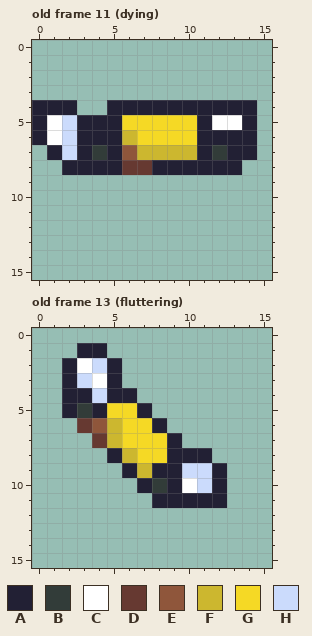
Two states of a pixel-art file, res/image/aseprite/snibee.aseprite. Above, as it was before the edit.
16x16 pixels, 13 frames. Shown: old frame 11 (dying), old frame 13 (fluttering). The commit also changed other frames, which this record leaves out.
Visible layers, top first: "head", "body", "head(back)", "wing".
Palette (. is transparent): A #222034  B #323c39  C #ffffff  D #663931  E #8f563b  F #ccb72f  G #f5d925  H #cbdbfc
Pixels before, old frame 11 (dying), first column x 0:
4 AAA..AAAAAAAAAA
5 ACHAAAGGGGGACCA
6 ACHAAAFGGGGAAAA
7 .AHABAEFFFFABAA
8 ..AAAADDAAAAAA.
Pixels before, old frame 13 (fluttering), first column x 2:
 1 .AA........
 2 ACHA.......
 3 AHCA.......
 4 AAHAA......
 5 ABAGGA.....
 6 .DEFGGA....
 7 ..DFGGGA...
 8 ...AFGGAAA.
 9 ....AFAAHHA
10 .....ABACHA
11 ......AAAAA
The same view after the edit:
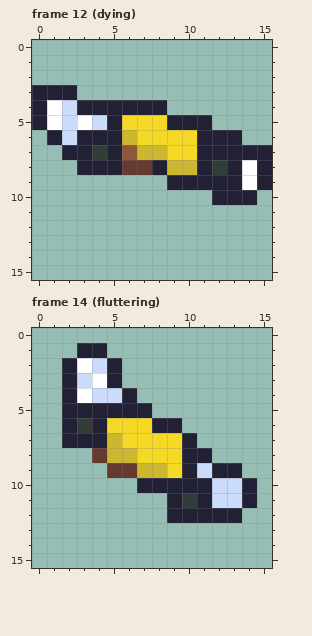
A new or re-ordered frame is compared with the old frame closest to it.
The commit says: 1F追加&落下アニメ修正
Difference:
frames 13 -> 14
frames re-ordered
Frame 12 (dying) against old frame 11 (dying), layers "head(back)", "wing":
Colour A is added in row 3 at x 0 to 2; in row 4 at x 3 to 4; in rows 7 to 8 at x 15; in row 9 at x 9 to 13 and 15; in row 10 at x 12 to 14.
Colour A replaces colour B in row 7 at x 12.
Colour A replaces colour C in row 6 at x 1.
Colour A replaces colour G in row 5 at x 9 to 10.
Colour A replaces colour H in row 7 at x 2.
Colour B replaces colour A in row 8 at x 12.
Colour C is added in rows 8 to 9 at x 14.
Colour C replaces colour A in row 4 at x 1; in row 5 at x 3.
Colour F replaces colour A in row 8 at x 9 to 10.
Colour G replaces colour F in row 7 at x 9 to 10.
Colour H replaces colour A in row 4 at x 2; in row 5 at x 4.
Colour A is removed in row 4 at x 9 to 14; in row 5 at x 14; in row 6 at x 0 and 14; in row 7 at x 1; in row 8 at x 2.
Colour C is removed in row 5 at x 12 to 13.
Frame 14 (fluttering) is new; against old frame 13 (fluttering), layers "head(back)", "wing":
Colour A is added in row 6 at x 2 and 9; in row 7 at x 2 to 3 and 10; in row 9 at x 13; in rows 10 to 11 at x 14; in row 12 at x 9 to 13.
Colour A replaces colour B in row 5 at x 3; in row 10 at x 8.
Colour A replaces colour C in row 10 at x 10.
Colour A replaces colour D in row 7 at x 4.
Colour A replaces colour E in row 6 at x 4.
Colour A replaces colour G in row 5 at x 5 to 6.
Colour A replaces colour H in row 9 at x 10; in row 10 at x 11.
Colour B replaces colour A in row 11 at x 10.
Colour B replaces colour D in row 6 at x 3.
Colour C replaces colour A in row 4 at x 3.
Colour D is added in row 8 at x 4; in row 9 at x 5.
Colour D replaces colour A in row 9 at x 6.
Colour F replaces colour A in row 8 at x 5; in row 9 at x 8.
Colour G replaces colour A in rows 7 to 9 at x 9.
Colour G replaces colour F in row 6 at x 5.
Colour H is added in rows 10 to 11 at x 13.
Colour H replaces colour A in row 4 at x 5; in rows 10 to 11 at x 12.
Colour A is removed in row 11 at x 8.
